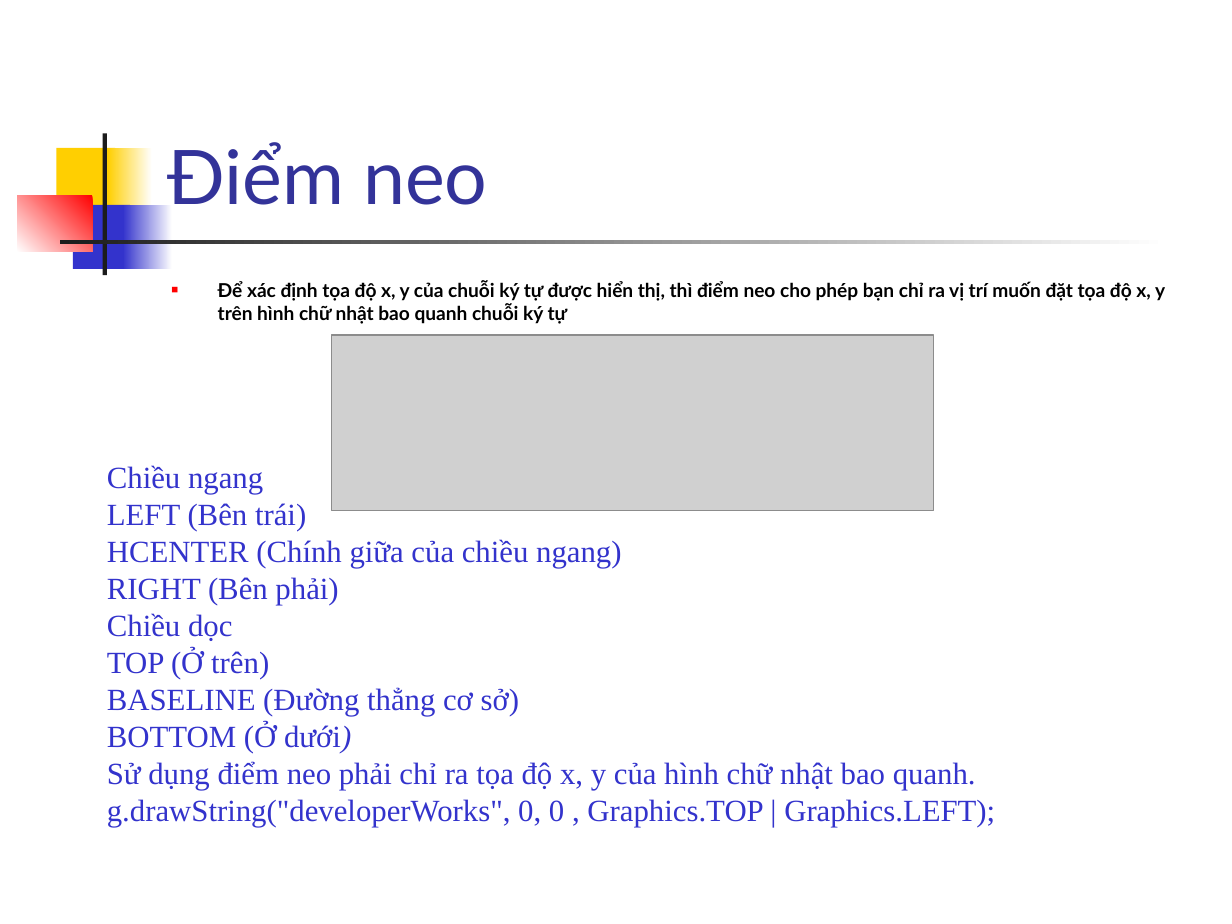
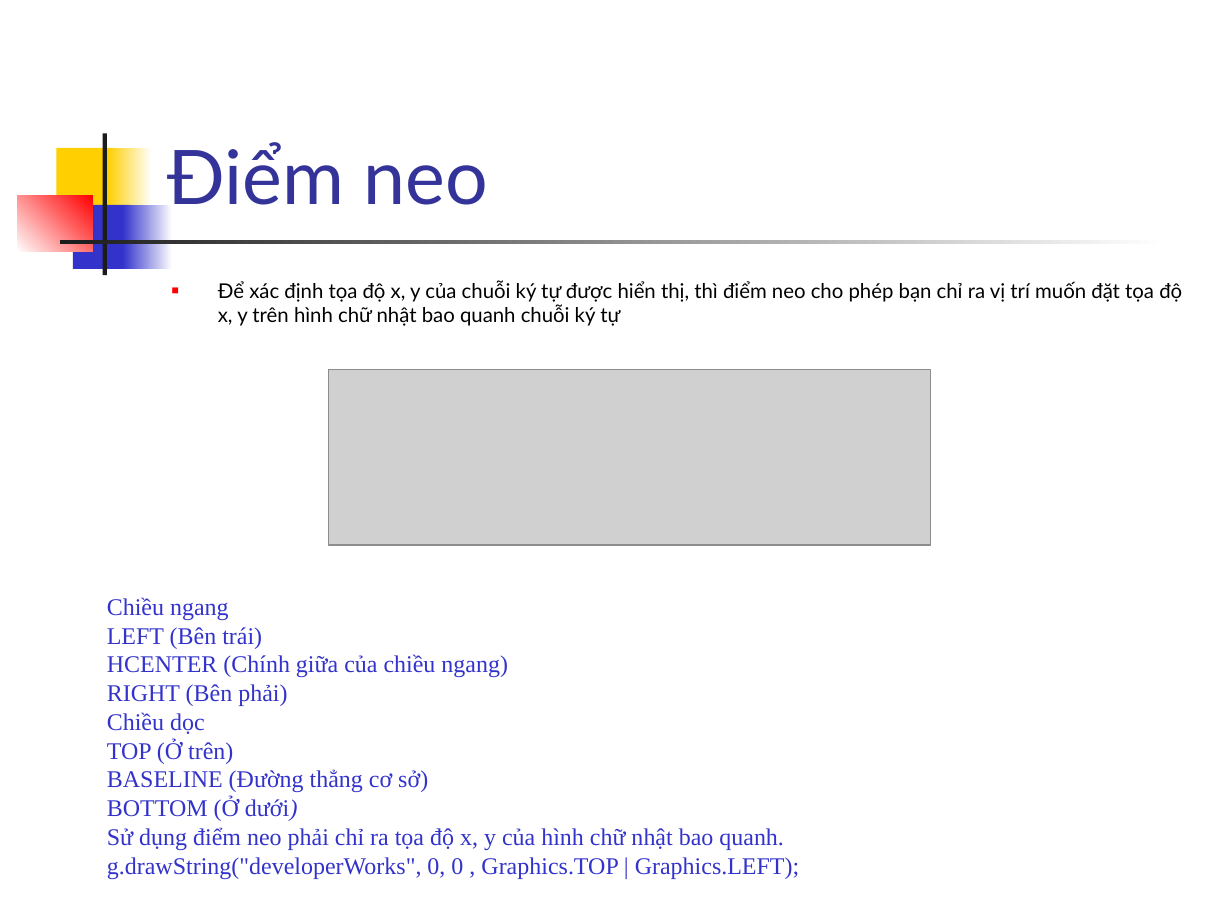
Before and after one commit to phamtuanchip/labs, a slide deck: slide 10 of M1304M-C1304M/j2me/slides/Session15.ppt. Drawn at 1232x924 pixels with LibreOffice and Linux fonts; fonts in the diff are those of the drawing; grey boxes stand for pictures. Boxes give left, top, right and bottom in pixels: in the first picture for what was removed or moved away, otherwise in the second. Text is boxed around its words. In the diff, an @@ line names an element or a change of style, - is before the commit and + after.

```diff
--- a/M1304M-C1304M/j2me/slides/Session15.ppt
+++ b/M1304M-C1304M/j2me/slides/Session15.ppt
@@ text "Để xác định tọa độ ..." at <box>218,280,1182,326</box>: size 11.2 to 11.9 pt, bold off; less space between paragraphs @@
@@ picture: place and size @@
-picture at <box>331,335,934,511</box>
+picture at <box>329,370,931,546</box>
@@ text "Chiều ngang LEFT (Bên trái) ...": place and size @@
-text "Chiều ngang LEFT (Bên trái) ..." at <box>107,465,995,827</box>
+text "Chiều ngang LEFT (Bên trái) ..." at <box>107,597,799,879</box>
@@ text "Chiều ngang LEFT (Bên trái) ..." at <box>107,597,799,879</box>: size 18 to 14 pt @@
```
Also in this commit, not shown: 10 other slides changed, 27 other files.
